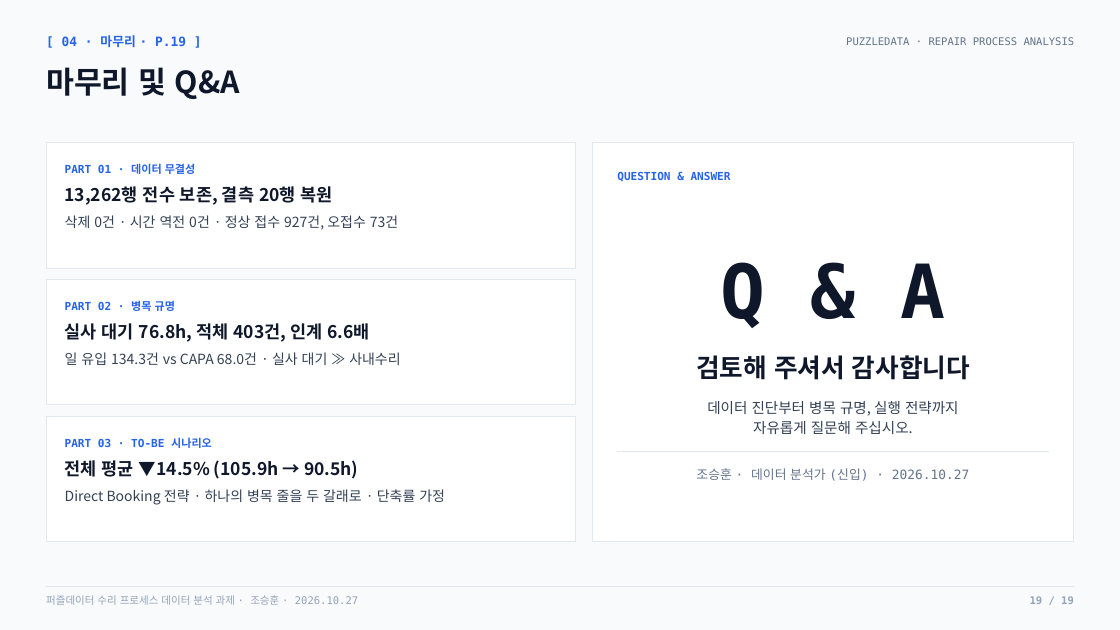
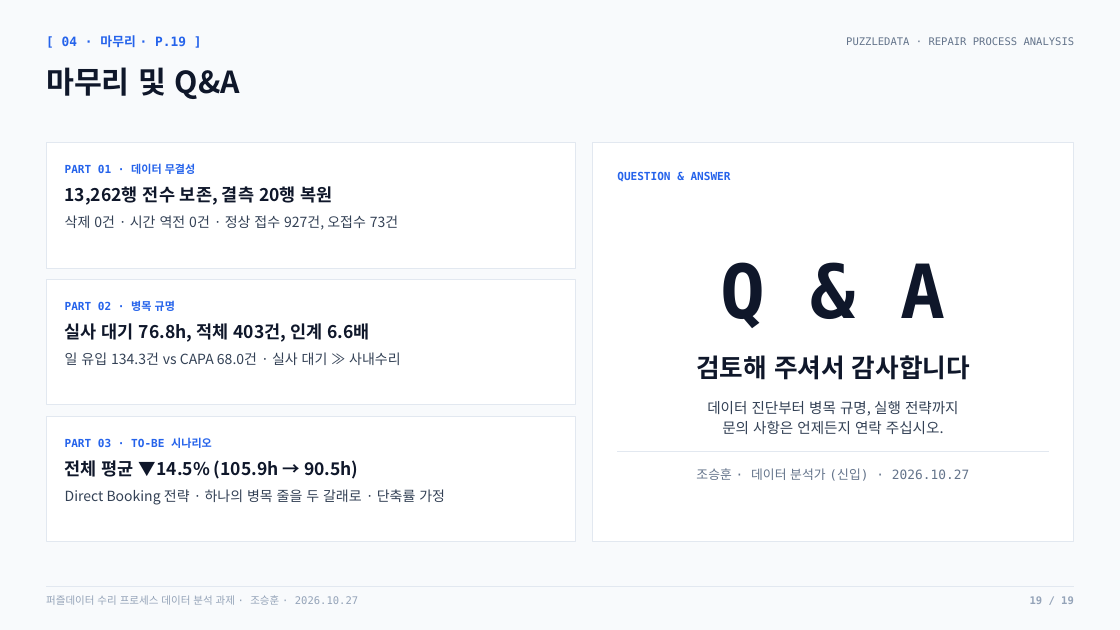
Before and after one commit to nus1245/puzzle_data, a slide deck: slide 19 of outputs/pptx/puzzledata_repair_report.pptx. Drawn at 1120x630 pixels with LibreOffice and Linux fonts; fonts in the diff are those of the drawing. Boxes give left, top, right and bottom in pixels: in the first picture for what was removed or moved away, otherwise in the second. Text is boxed around its words. In the diff, an @@ line names an element or a change of style, - is before the commit and + after.

```diff
--- a/outputs/pptx/puzzledata_repair_report.pptx
+++ b/outputs/pptx/puzzledata_repair_report.pptx
@@ text at (707, 401, 959, 434): text changed @@
-데이터 진단부터 병목 규명, 실행 전략까지
-자유롭게 질문해 주십시오.
+데이터 진단부터 병목 규명, 실행 전략까지
+문의 사항은 언제든지 연락 주십시오.
```
Also in this commit, not shown: 3 other slides changed, 3 other files.
